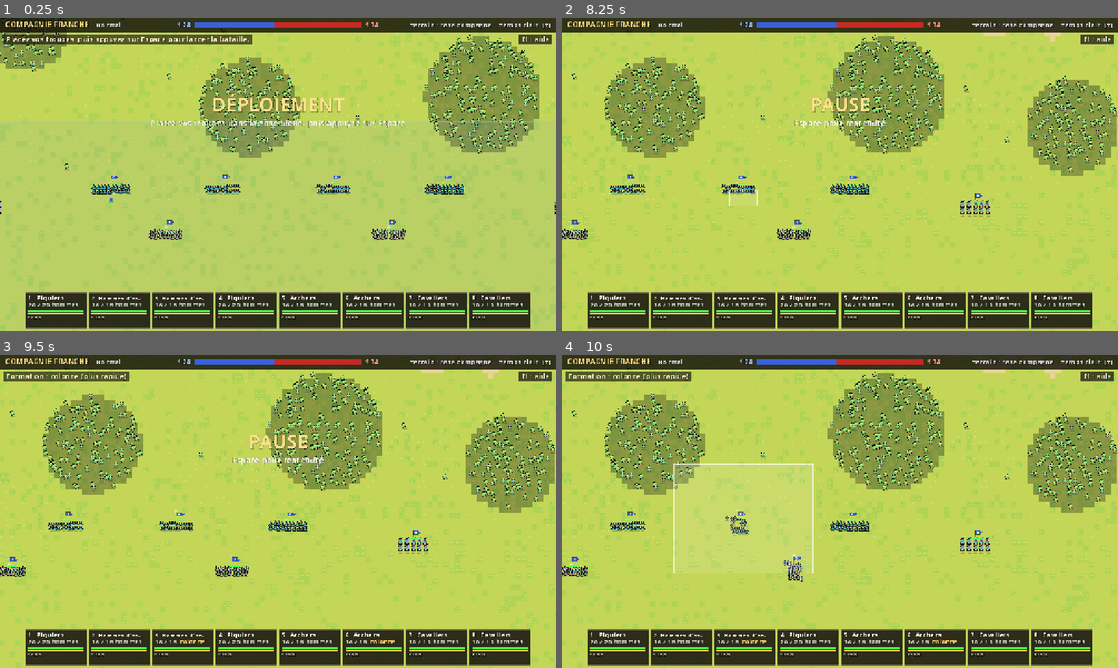
Above: before the commit, frames 1-4 (two rows, left to right).
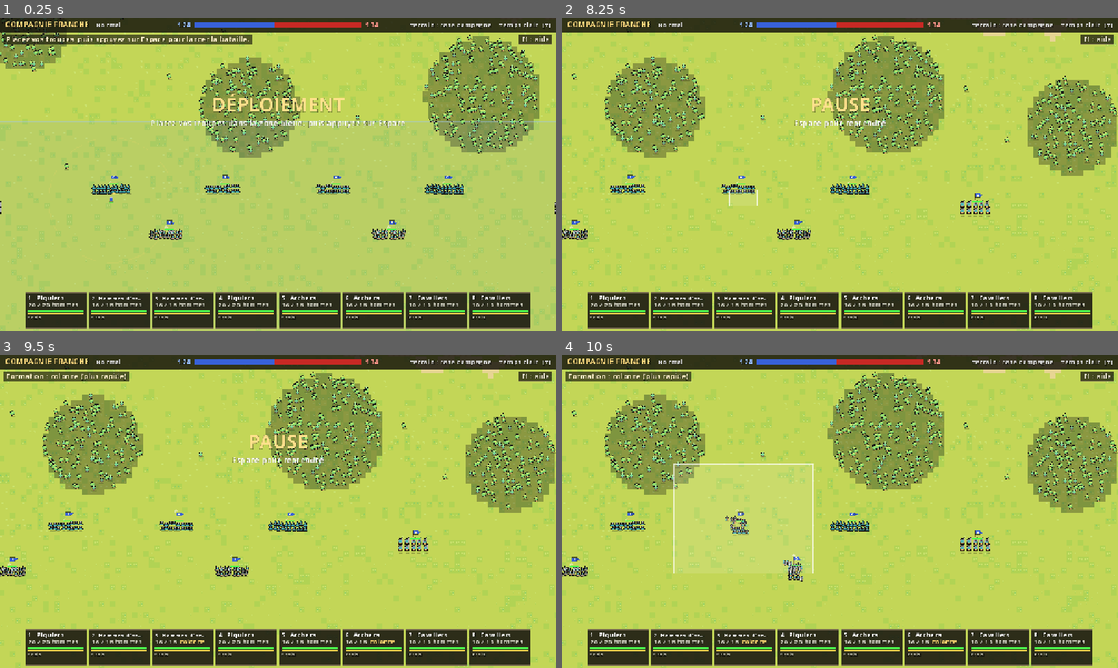
Above: after the commit, the same moments.

Repository: NengD/Compagnie-Franche
Game: Godot game, scene res://scenes/main.tscn
Same seed, same stepped clock (60 frames per second), same inputs: the game is played once before the commit and once after it. This scene is started directly instead of the project's main scene.
Inputs (mouse positions are in pixels of both pictures, inside the frame that each line leads up to):
- Up to frame 1 (0.25 s): no input
- Up to frame 2 (8.25 s): tap Enter at 0.5 s; move the mouse to (962, 158) at 0.52 s; hold Right 0.53-1.25 s; tap 1 at 0.6, 3.8 s; click (962, 158) at 0.67 s; tap Space at 0.77, 1.07, 3.6, 3.77, 4.07, 7.52, 7.55, 7.82 s; tap 9 at 0.8, 5.85 s; drag from (728, 190) to (812, 237) at 1.27 s; move the mouse to (895, 105) at 2.02 s; hold Right 2.03-2.75 s; tap H at 2.1, 6.05 s; click (895, 105) at 2.17 s; tap K at 2.3 s; drag from (812, 237) to (673, 127) at 2.77 s; move the mouse to (1006, 221) at 3.52 s; hold Left 3.53-4.25 s; click (1006, 221) at 3.67 s; tap Escape at 4.15 s; drag from (673, 127) to (756, 96) at 4.27 s; click "Reprendre" at 5 s; move the mouse to (867, 174) at 5.77 s; hold Down 5.78-6.5 s; click (867, 174) at 5.92 s; drag from (756, 96) to (728, 190) at 6.52 s; move the mouse to (962, 158) at 7.27 s; hold Up 7.28-8 s; hold Ctrl 7.28-8 s; click (962, 158) at 7.42 s; drag from (728, 190) to (812, 237) at 8.02 s
- Up to frame 3 (9.5 s): move the mouse to (333, 442) at 8.77 s; hold Down from 8.78 s (still down); tap F at 8.85 s; click (333, 442) at 8.92 s; tap 9 at 9.05 s
- Up to frame 4 (10 s): release Down at 9.5 s; tap Space at 9.5 s; drag from (812, 574) to (673, 464) at 9.52 s

The runs differ from the first frame. In frame 1, less than 0.1% of the frame differs, in the area x 20-82%, y 50-66%; in frame 2, less than 0.1%, in the area x 1-76%, y 50-66%; in frame 3, less than 0.1%; in frame 4, less than 0.1%.

Commit message:
Carte en temps réel : rencontres branchées sur le moteur
Accueil, indications et touches 1 à 9 dans le panneau ; commerce et
discussion gardent la rencontre ouverte ; fuite des groupes ; escorte
payée à l'arrivée ; marche aux côtés d'une armée ; terrain de l'endroit
et bataille du monde vivant contre une armée ; groupe vaincu dispersé
ou réduit.

Co-Authored-By: Claude Opus 5.5 <noreply@anthropic.com>

Diff:
--- a/scripts/campaign_map.gd
+++ b/scripts/campaign_map.gd
@@ -373,6 +373,18 @@
 func _unhandled_input(event: InputEvent) -> void:
 	var k := event as InputEventKey
 	if k != null and k.pressed and not k.echo:
+		# Rencontre : les touches 1 à 9 de la rangée du haut (ou du pavé) choisissent
+		if contact != null:
+			var digit := -1
+			if k.physical_keycode >= KEY_1 and k.physical_keycode <= KEY_9:
+				digit = k.physical_keycode - KEY_1
+			elif k.keycode >= KEY_KP_1 and k.keycode <= KEY_KP_9:
+				digit = k.keycode - KEY_KP_1
+			if digit >= 0:
+				var opts := state.overworld.options(state, contact)
+				if digit < opts.size() and bool(opts[digit].get("enabled", true)):
+					choose(str(opts[digit].get("id", "")))
+				return
 		match k.keycode:
 			KEY_ESCAPE:
 				back_to_menu()
@@ -501,6 +513,9 @@
 	contact = null
 	var out := state.overworld.resolve(state, other, option_id)
 	notice = str(out.get("text", ""))
+	# Commercer, parler, recruter : la rencontre continue (le temps reste arrêté)
+	if not bool(out.get("close", true)) and not bool(out.get("battle", false)) and not bool(out.get("remove_other", false)) and not other.is_dead():
+		contact = other
 	if bool(out.get("battle", false)) and state.in_battle():
 		start_battle()
 	else:
@@ -844,10 +859,21 @@
 	add_section("Rencontre : %s" % CampaignState.cap_first(contact.display_name()))
 	var lines := party_lines(contact)
 	add_label(" · ".join(lines.slice(1, lines.size() - 1)), 12, Color(1, 0.5, 0.4) if ow.hostile(state, contact) else Color(0.92, 0.88, 0.78))
+	var enc := Overworld.encounter_script()
+	if enc != null:
+		add_label(str(enc.call("greeting", state, ow.player, contact)), 12, Color(0.92, 0.88, 0.78))
 	add_label("Terrain du combat : %s." % str(Terrain.NAMES.get(MapData.battle_terrain_at(ow.player.pos), "plaine")).to_lower(), 12, Color(0.75, 0.72, 0.65))
+	var n := 0
 	for o in ow.options(state, contact):
-		var text := str(o.get("text", o.get("label", o.get("id", "?"))))
-		add_button(text, choose.bind(str(o.get("id", ""))), bool(o.get("enabled", true)) and (str(o.get("id", "")) != "attack" or not state.is_destroyed()))
+		n += 1
+		var text := "%d. %s" % [n, str(o.get("text", o.get("label", o.get("id", "?"))))]
+		var hint := str(o.get("hint", ""))
+		var on := bool(o.get("enabled", true)) and (str(o.get("id", "")) != "attack" or not state.is_destroyed())
+		if not on and str(o.get("reason", "")) != "":
+			hint = str(o["reason"])
+		if hint != "":
+			text += " — " + hint
+		add_button(text, choose.bind(str(o.get("id", ""))), on)
 
 
 func build_town(here: int, closed: String) -> void:
--- a/scripts/campaign_state.gd
+++ b/scripts/campaign_state.gd
@@ -1705,6 +1705,10 @@
 	}
 
 
+const PARTY_REGROUP := 0.3 ## Groupe vaincu : au plus cette part de ses hommes engagés se regroupe
+const PARTY_MIN_MEN := 6 ## Groupe vaincu réduit à moins d'hommes : il se disperse
+
+
 ## Après la bataille contre un groupe (à appeler après finish_battle, avec son bilan) : pertes
 ## reportées sur other.troops, butin et réputation. result : « victory » et, pour l'effectif ennemi
 ## restant, « enemy_survivors » (debout + fuyards revenus), ou « totals » du bilan de bataille
@@ -1723,8 +1727,12 @@
 		survivors = int(t.get("enemy_standing", 0)) + int(t.get("enemy_fled", 0))
 	else:
 		survivors = engaged - int(result.get("killed", 0))
+	if victory: # Vaincus : seule une partie des fuyards se regroupe
+		survivors = mini(survivors, int(engaged * PARTY_REGROUP))
 	# Les hommes restés hors de la bataille survivent
 	survivors = clampi(survivors + before - engaged, 0, before)
+	if victory and survivors < PARTY_MIN_MEN:
+		survivors = 0 # Trop peu pour tenir la campagne : le groupe se disperse
 	scale_troops(other, survivors, before)
 	for r in other.troops:
 		r["xp"] = minf(float(r.get("xp", 0.0)) + XP_BATTLE + (0.0 if victory else XP_VICTORY), XP_MAX)
--- a/scripts/overworld.gd
+++ b/scripts/overworld.gd
@@ -20,6 +20,7 @@
 const SIGHT := 180.0 ## Distance à laquelle un groupe hostile repère la compagnie
 const COOLDOWN_HOURS := 10.0 ## Après une rencontre, le même groupe ne vous arrête plus pendant ce temps
 const REPATH_DIST := 40.0 ## Poursuite : on recalcule le chemin quand la cible s'en écarte de tant
+const FLEE_DIST := 220.0 ## Un groupe qui détale part à peu près de tant
 ## Population entretenue chaque jour (sorte -> nombre de groupes). Les sessions suivantes en
 ## ajouteront d'autres (patrouilles, déserteurs) avec leurs comportements.
 const POPULATION := {"villagers": 4, "bandits": 3, "caravan": 2}
@@ -86,6 +87,10 @@
 		c.world.armies.erase(p)
 	else:
 		parties.erase(p)
+		if not c.escort_for(p.id).is_empty(): # Caravane escortée disparue : escorte manquée
+			var msg := c.finish_escort(p.id, false)
+			if msg != "":
+				c.add_log("Jour %d : %s" % [c.day, msg])
 	cooldown.erase(str(p.id))
 
 
@@ -131,6 +136,7 @@
 	var place := MapData.place_at(pos)
 	var dest := MapData.place_pos(place) if place >= 0 else pos
 	player.go(MapData.find_path(player.pos, dest))
+	player.state = "idle" # Un nouvel ordre met fin à une marche à la suite d'un autre groupe
 	enter_goal = place
 	if player.path.is_empty():
 		if place >= 0:
@@ -164,6 +170,7 @@
 func halt() -> void:
 	player.path.clear()
 	player.target_id = -1
+	player.state = "idle"
 	enter_goal = -1
 
 
@@ -235,7 +242,8 @@
 		if p.busy_hours > 0.0:
 			p.busy_hours = maxf(0.0, p.busy_hours - h)
 		elif not p.path.is_empty():
-			p.advance(speed_of(c, p) * h)
+			if p.advance(speed_of(c, p) * h):
+				arrived(c, p)
 	parties = parties.filter(func(p: Party) -> bool: return not p.is_dead())
 	c.world.tick(c, h) # Les armées de faction
 	for k in cooldown.keys():
@@ -268,6 +276,8 @@
 	for p in near(c, player.pos, CONTACT_RANGE):
 		if p.hidden or cooldown.has(str(p.id)):
 			continue
+		if p.id == player.target_id and player.state == "follow":
+			continue # La compagnie marche avec ce groupe (« Se joindre à eux »)
 		if p.id == player.target_id or hostile(c, p):
 			return p
 	return null
@@ -385,29 +395,59 @@
 ## bataille est mise en attente (c.pending) ; le groupe ne vous arrête plus un moment.
 func resolve(c: CampaignState, other: Party, option_id: String) -> Dictionary:
 	var out := {}
+	var logged := false # encounter.gd tient déjà le journal
 	var enc := encounter_script()
 	if enc != null and _has_static(enc, "resolve"):
 		var got: Variant = enc.call("resolve", c, player, other, option_id)
 		if got is Dictionary:
 			out = got
+			logged = true
 	if out.is_empty():
 		out = default_resolve(c, other, option_id)
 	cooldown[str(other.id)] = COOLDOWN_HOURS
+	if bool(out.get("other_flees", false)):
+		run_away(other, player.pos)
+	if bool(out.get("player_flees", false)):
+		cooldown[str(other.id)] = COOLDOWN_HOURS * 2.0 # Distancé : il ne vous retrouve pas de sitôt
 	if bool(out.get("battle", false)):
 		var k: Dictionary = out.get("contract", {})
-		if k.is_empty():
-			k = party_battle(c, other)
+		if k.is_empty() or other is WorldArmy:
+			k = party_battle(c, other) # Une armée de faction : bataille du monde vivant (dispersée si vaincue)
 		k["party"] = other.id
-		if not k.has("terrain"):
-			k["terrain"] = MapData.battle_terrain_at(player.pos)
+		if not k.has("siege"):
+			k["terrain"] = MapData.battle_terrain_at(player.pos) # Le terrain de l'endroit du contact
 		out["contract"] = k
 		c.pending = k
 	if bool(out.get("remove_other", false)):
 		remove(c, other)
 	var text := str(out.get("text", ""))
-	if text != "":
+	if text != "" and not logged:
 		c.add_log("Jour %d : %s" % [c.day, text])
 	return out
+
+
+## Un groupe détale loin de from (sur un point praticable) et cesse toute poursuite.
+func run_away(p: Party, from: Vector2) -> void:
+	var dir := (p.pos - from).normalized()
+	if dir == Vector2.ZERO:
+		dir = Vector2.RIGHT.rotated(rng.randf() * TAU)
+	var to := MapData.walkable_point((p.pos + dir * FLEE_DIST).clamp(Vector2(20, 20), MapData.SIZE - Vector2(20, 20)))
+	p.go(MapData.find_path(p.pos, to))
+	p.target_id = -1
+	p.state = "flee"
+	p.busy_hours = 0.0
+
+
+## Un groupe arrive au bout de son chemin : une caravane escortée jusqu'à son but paie l'escorte.
+func arrived(c: CampaignState, p: Party) -> void:
+	var e := c.escort_for(p.id)
+	if e.is_empty():
+		return
+	var goal := int(e.get("goal", -1))
+	if goal < 0 or p.pos.distance_to(MapData.place_pos(goal)) <= MapData.PLACE_RADIUS:
+		var msg := c.finish_escort(p.id, true)
+		if msg != "":
+			c.add_log("Jour %d : %s" % [c.day, CampaignState.cap_first(msg)])
 
 
 func default_resolve(c: CampaignState, other: Party, option_id: String) -> Dictionary:
@@ -460,10 +500,13 @@
 	if other == null or other is WorldArmy:
 		return ""
 	if c.has_method("apply_party_battle"):
-		c.call("apply_party_battle", other, result)
+		var r := result.duplicate()
+		r["victory"] = victory # Le bilan n'est pas encore complet (finish_report vient après)
+		var note := str(c.call("apply_party_battle", other, r))
+		cooldown[str(other.id)] = COOLDOWN_HOURS
 		if other.is_dead():
 			remove(c, other)
-		return ""
+		return (" " + note) if note != "" else ""
 	cooldown[str(other.id)] = COOLDOWN_HOURS
 	if not victory:
 		return ""
--- a/tests/overworld_test.gd
+++ b/tests/overworld_test.gd
@@ -291,12 +291,16 @@
 	# Attaquer : la bataille est en attente sur le terrain de l'endroit, contre les régiments du groupe
 	out = ow.resolve(c, b, "attack")
 	check(bool(out["battle"]) and c.in_battle() and int(c.pending["party"]) == b.id and str(c.pending["terrain"]) == MapData.battle_terrain_at(ow.player.pos), "bandits : bataille mal préparée")
-	check(c.pending["enemy"].size() == 2, "bandits : armée ennemie")
+	var foes := 0
+	for r in c.pending["enemy"]:
+		foes += int(r["men"])
+	check(c.pending["enemy"].size() >= 2 and foes == b.men(), "bandits : armée ennemie")
 	var back := CampaignState.from_dict(JSON.parse_string(JSON.stringify(c.to_dict())))
 	check(back != null and int(back.pending.get("party", -1)) == b.id and back.overworld.by_id(back, b.id) != null, "bataille contre un groupe perdue à la sauvegarde")
 	var gold := c.gold
+	var before_men := b.men()
 	var res := c.finish_battle(true, [], [])
-	check(ow.by_id(c, b.id) == null and c.gold > gold and str(res["text"]).contains("dispersé"), "bandits : vaincus mais toujours là (%s)" % res["text"])
+	check((ow.by_id(c, b.id) == null or b.men() <= int(before_men * CampaignState.PARTY_REGROUP)) and c.gold > gold, "bandits : vaincus mais toujours aussi forts (%s ; %d/%d hommes, or %d -> %d)" % [res["text"], b.men(), before_men, gold, c.gold])
 	# Une armée hostile : bataille de WorldSim (dispersée si on gagne)
 	c.world.declare_war(c, 0, 1)
 	c.reputation[0] = 30
@@ -384,7 +388,7 @@
 			check(absf(c.overworld.hour - h - map.HOURS_PER_SECOND * 4.0) < 0.01, "scène : vitesse x4")
 			# Un groupe sur la route : clic pour le poursuivre, rencontre au contact
 			var v := Party.new()
-			v.kind = "caravan"
+			v.kind = "villagers"
 			v.troops = [{"type": "spear", "men": 8, "xp": 0.0}]
 			v.pos = c.overworld.player.pos + Vector2(60, 0)
 			v.busy_hours = 50.0
@@ -395,7 +399,7 @@
 				if map.contact != null:
 					break
 				map.advance_time(0.5)
-			check(map.contact == v and map.time_stopped() and _texts(map.box).has("Attaquer"), "scène : pas de rencontre affichée")
+			check(map.contact == v and map.time_stopped() and _texts(map.box).any(func(t: String) -> bool: return "attaquer" in t.to_lower()), "scène : pas de rencontre affichée")
 			map.choose("attack")
 			check(map.ambushed and c.in_battle() and int(c.pending["party"]) == v.id, "scène : attaquer ne lance pas la bataille")
 			fought_id = v.id
